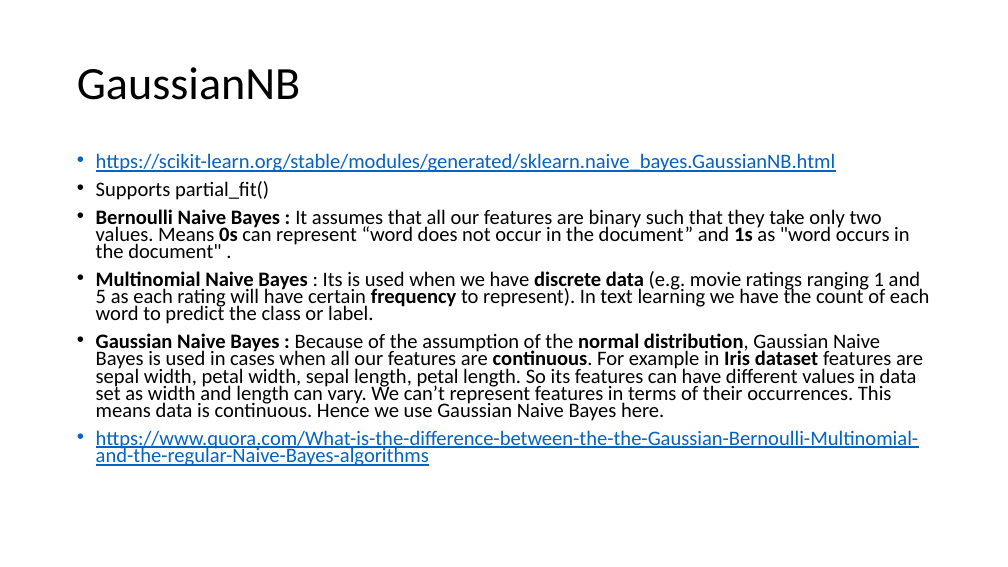
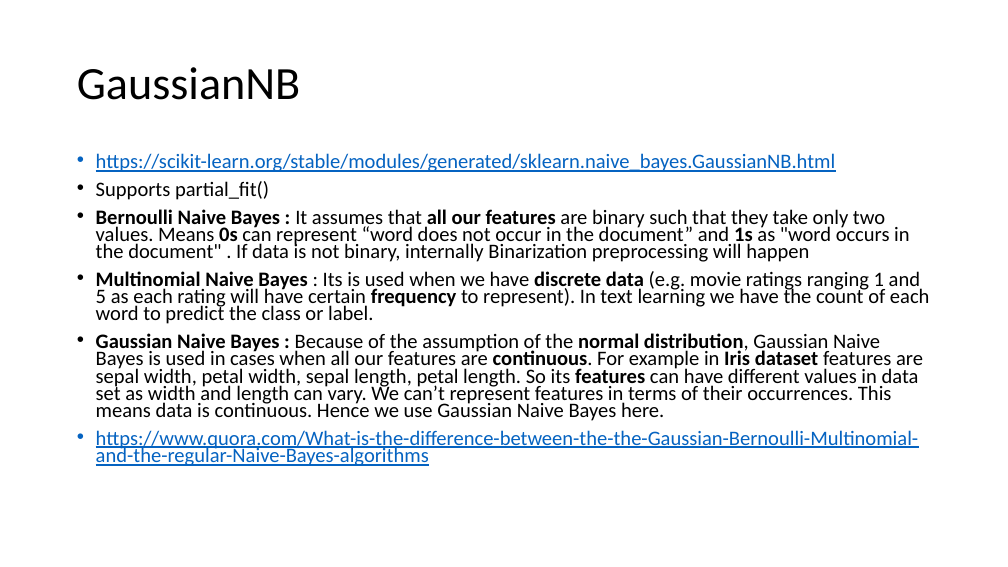
Before and after one commit to FranzGH/IoT_ML, a slide deck: slide 33 of Sklearn-UG.pptx. Drawn at 1008x567 pixels with LibreOffice and Linux fonts; fonts in the diff are those of the drawing. Boxes give left, top, right and bottom in pixels: in the first picture for what was removed or moved away, otherwise in the second. Text is boxed around its words. In the diff, an @@ line names an element or a change of style, - is before the commit and + after.

```diff
--- a/Sklearn-UG.pptx
+++ b/Sklearn-UG.pptx
@@ text at [96, 209, 910, 262]: text changed @@
-• Bernoulli Naive Bayes : It assumes that all our features are binary such that they take only two values. Means 0s can represent “word does not occur in the document” and 1s as "word occurs in the document" .
+• Bernoulli Naive Bayes : It assumes that all our features are binary such that they take only two values. Means 0s can represent “word does not occur in the document” and 1s as "word occurs in the document" . If data is not binary, internally Binarization preprocessing will happen
@@ text at [96, 333, 923, 421]: bold on in "features" @@
```
Also in this commit, not shown: 12 slides added, 4 other files.
